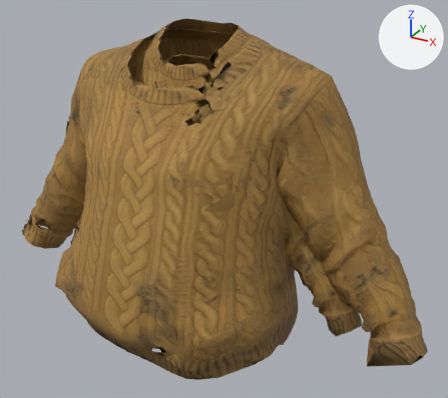
Two versions of the glTF model game/public/assets/models/outfit-sweater-t25.glb, one commit apart.
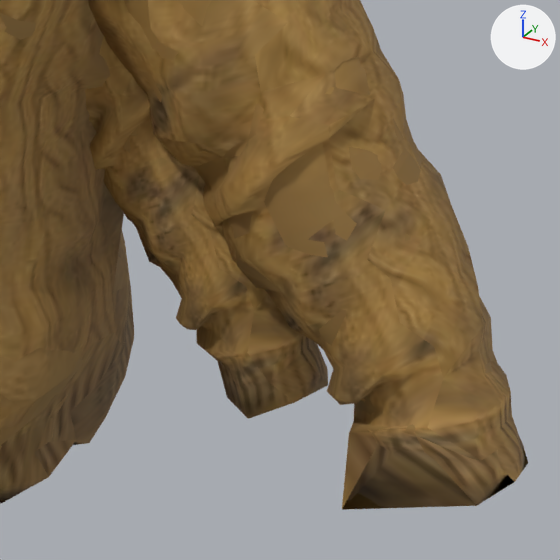
The first picture shows the older version from a 50 mm camera at (0.695, -1.085, 1.747) aimed at (0.084, 0.027, 1.191). The close-ups show the older and then the newer version on the part from 57% to 98% of the width and 50% to 96% of the height of that picture. Only the edits that show in the close-ups are written down. The lights are fixed; the arrows at upper right show +X, +Y and +Z.

Script lines for the objects in view, before the commit:
```python
me_outfit_sweater__heavyset = bpy.data.meshes.new('Outfit_sweater__heavyset')
me_outfit_sweater__heavyset.from_pydata(...)  # 3225 vertices, 6479 faces; spans x -0.538..0.56, y -0.27..0.244, z 0.88..1.539
me_outfit_sweater__heavyset.materials.append(mat_outfit_sweatermaterial)
me_outfit_sweater__tall = bpy.data.meshes.new('Outfit_sweater__tall')
me_outfit_sweater__tall.from_pydata(...)  # 3225 vertices, 6479 faces; spans x -0.391..0.414, y -0.156..0.185, z 0.896..1.49
me_outfit_sweater__tall.materials.append(mat_outfit_sweatermaterial)
ob_outfit_sweater__heavyset = bpy.data.objects.new('Outfit_sweater__heavyset', me_outfit_sweater__heavyset)
ob_outfit_sweater__heavyset.location = (0.0, 0.0, 0.0)
ob_outfit_sweater__tall = bpy.data.objects.new('Outfit_sweater__tall', me_outfit_sweater__tall)
ob_outfit_sweater__tall.location = (0.0, 0.0, 0.0)
```
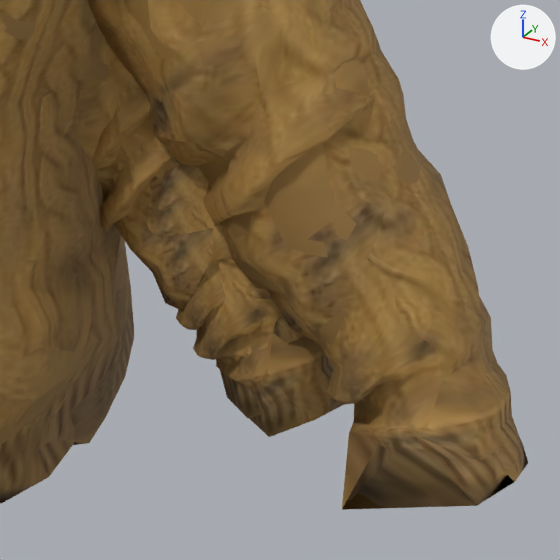
Scene script edits in JSON lines:
```json
{"op": "add", "block": "me_outfit_sweater__paleapparition", "code": ["me_outfit_sweater__paleapparition = bpy.data.meshes.new('Outfit_sweater__paleApparition')", "me_outfit_sweater__paleapparition.from_pydata(...)  # 3225 vertices, 6479 faces; spans x -0.393..0.412, y -0.135..0.188, z 0.835..1.43", "me_outfit_sweater__paleapparition.materials.append(mat_outfit_sweatermaterial)"]}
{"op": "add", "block": "me_outfit_sweater__palegaze", "code": ["me_outfit_sweater__palegaze = bpy.data.meshes.new('Outfit_sweater__paleGaze')", "me_outfit_sweater__palegaze.from_pydata(...)  # 3225 vertices, 6479 faces; spans x -0.415..0.43, y -0.111..0.215, z 0.82..1.41", "me_outfit_sweater__palegaze.materials.append(mat_outfit_sweatermaterial)"]}
{"op": "add", "block": "ob_outfit_sweater__paleapparition", "code": ["ob_outfit_sweater__paleapparition = bpy.data.objects.new('Outfit_sweater__paleApparition', me_outfit_sweater__paleapparition)", "ob_outfit_sweater__paleapparition.location = (0.0, 0.0, 0.0)"]}
{"op": "add", "block": "ob_outfit_sweater__palegaze", "code": ["ob_outfit_sweater__palegaze = bpy.data.objects.new('Outfit_sweater__paleGaze', me_outfit_sweater__palegaze)", "ob_outfit_sweater__palegaze.location = (0.0, 0.0, 0.0)"]}
```

Pixel boxes [x1, y1, x2, y2] of what changed, in the close-ups (560 x 560 px):
```json
{"object": "Outfit_sweater__paleGaze", "change": "added", "after": [74, 81, 342, 437], "on screen": "brown"}
{"object": "Outfit_sweater__paleApparition", "change": "added", "after": [98, 43, 304, 344], "on screen": "mostly hidden"}
{"object": "Outfit_sweater__tall", "change": "unchanged, covered by the edit", "before": [85, 36, 328, 419], "after": [93, 36, 269, 419]}
```
